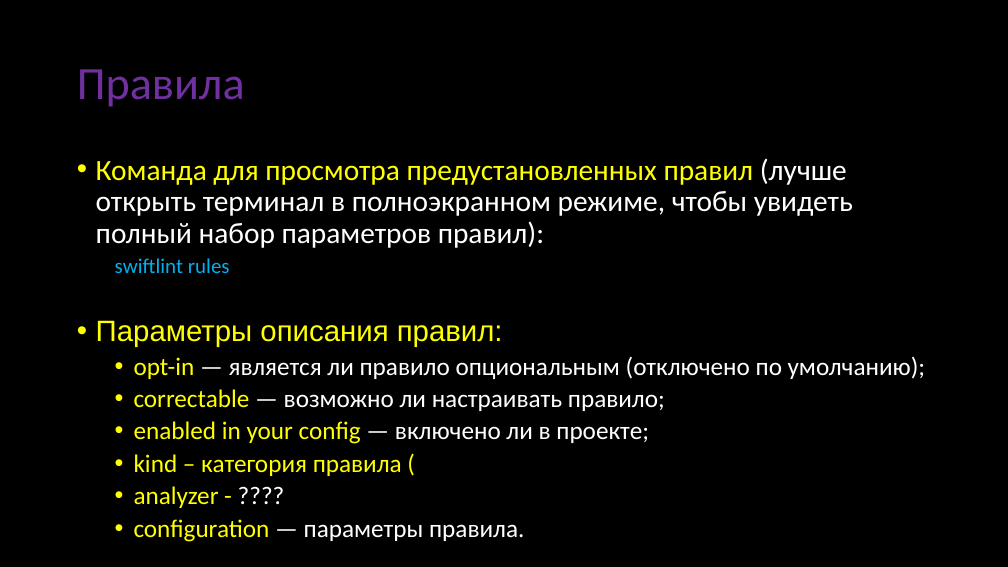
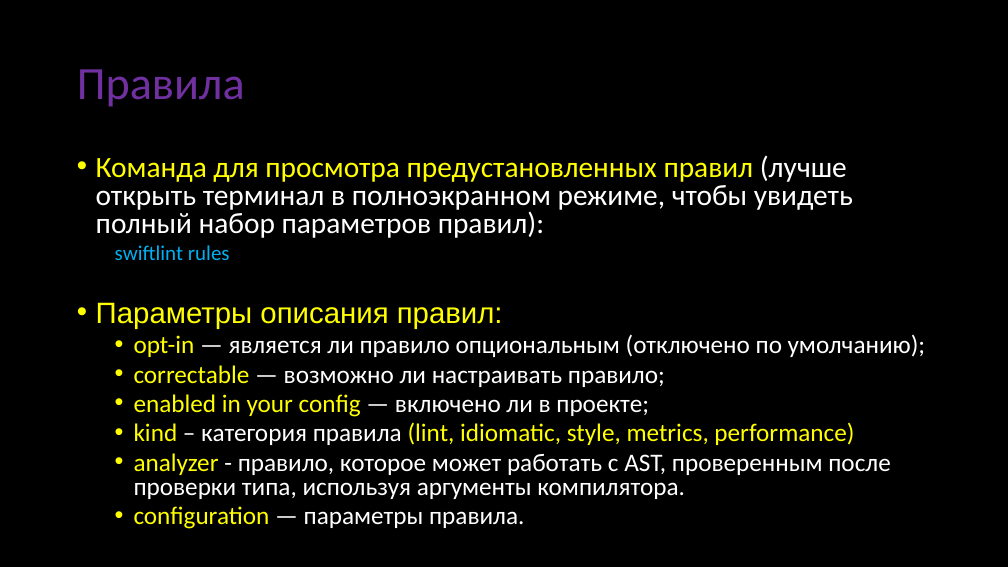
Before and after one commit to abrosov-sergey/HSE-KPV-IOS-2022-23, a slide deck: slide 6 of Presentation/SwiftLint-30.09.2022/SwiftLint-Abrosov.pptx. Drawn at 1008x567 pixels with LibreOffice and Linux fonts; fonts in the diff are those of the drawing. Boxes give left, top, right and bottom in pixels: in the first picture for what was removed or moved away, otherwise in the second. Text is boxed around its words. In the diff, an @@ line names an element or a change of style, - is before the commit and + after.

Commit message:
Added full info in presentation about SwiftLint

```diff
--- a/Presentation/SwiftLint-30.09.2022/SwiftLint-Abrosov.pptx
+++ b/Presentation/SwiftLint-30.09.2022/SwiftLint-Abrosov.pptx
@@ text at (96,155,925,529): line spacing 0.9 to 0.8 @@
@@ text at (134,422,890,499): text changed; text colour #FFFF00 to #FFFFFF @@
-  • kind – категория правила (
-  • analyzer - ????
+  • kind – категория правила (lint, idiomatic, style, metrics, performance)
+  • analyzer - правило, которое может работать с AST, проверенным после проверки типа, используя аргументы компилятора.
```
Also in this commit, not shown: 4 other slides changed, 1 slide added, 2 other files.
